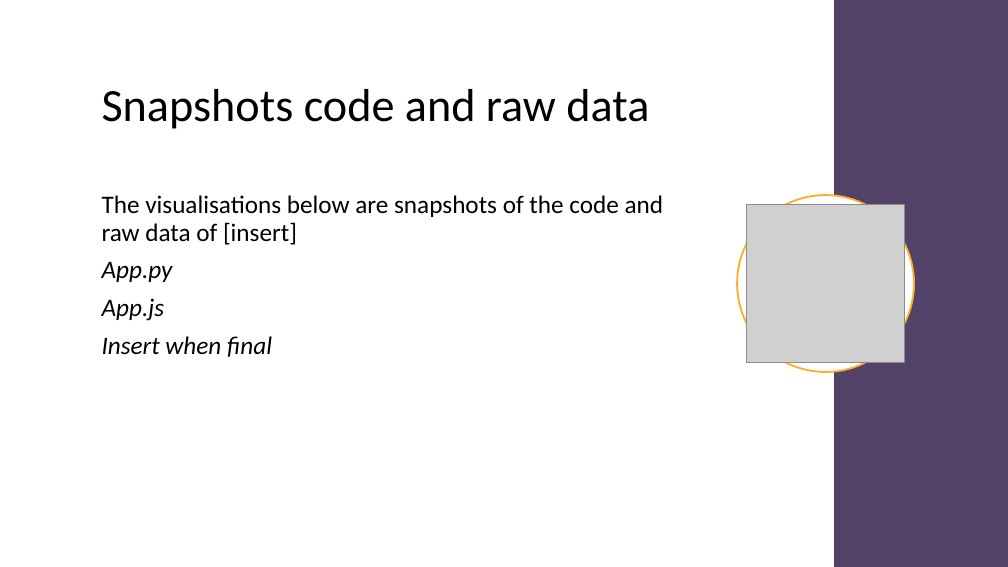
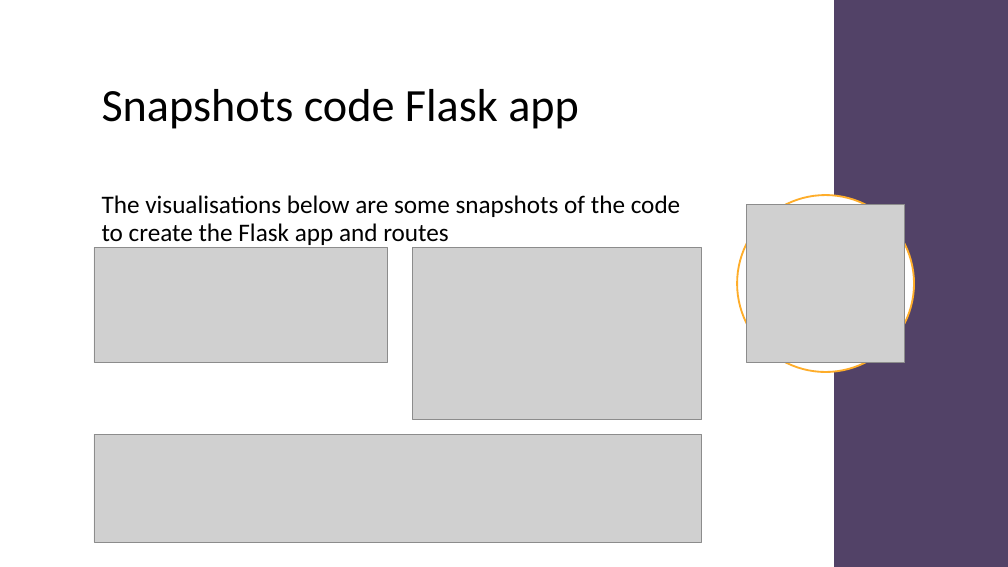
Before and after one commit to dan1ellec/Project-2, a slide deck: slide 8 of Australian Marriage Law Postal Survey 2017.pptx. Drawn at 1008x567 pixels with LibreOffice and Linux fonts; fonts in the diff are those of the drawing; grey boxes stand for pictures. Boxes give left, top, right and bottom in pixels: in the first picture for what was removed or moved away, otherwise in the second. Text is boxed around its words. In the diff, an @@ line names an element or a change of style, - is before the commit and + after.

Commit message:
updated slides

```diff
--- a/Australian Marriage Law Postal Survey 2017.pptx
+++ b/Australian Marriage Law Postal Survey 2017.pptx
@@ title at (x1=102, y1=89, x2=579, y2=129): text changed @@
-Snapshots code and raw data
+Snapshots code Flask app
@@ text at (x1=102, y1=195, x2=680, y2=245): text changed @@
-The visualisations below are snapshots of the code and raw data of [insert]
-App.py
-App.js
-Insert when final
+The visualisations below are some snapshots of the code to create the Flask app and routes
@@ picture added at (x1=94, y1=247, x2=387, y2=362) @@
@@ picture added at (x1=413, y1=247, x2=702, y2=420) @@
@@ picture added at (x1=94, y1=434, x2=702, y2=542) @@
```
Also in this commit, not shown: 6 other slides changed, 2 slides added.
